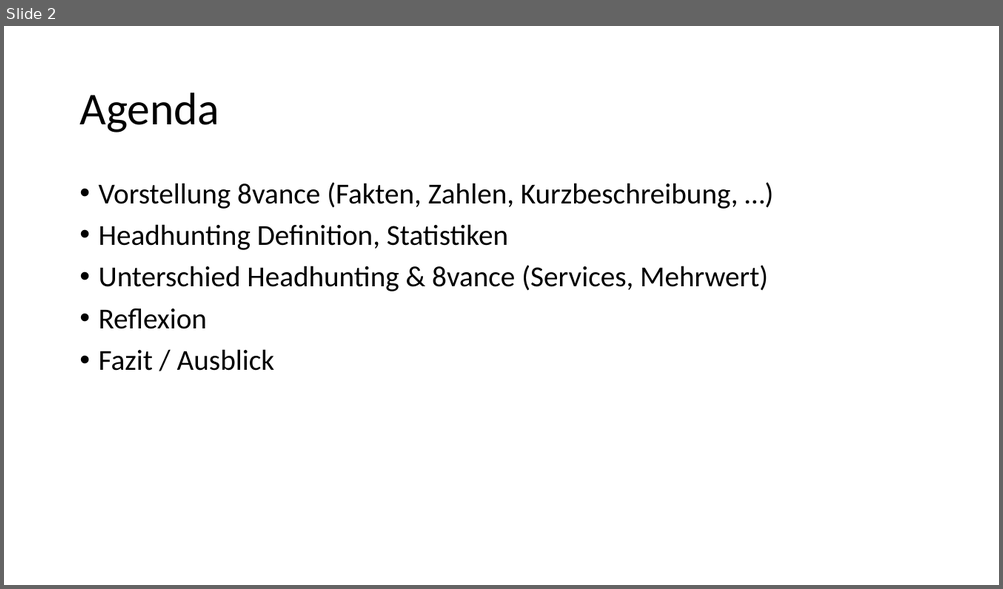
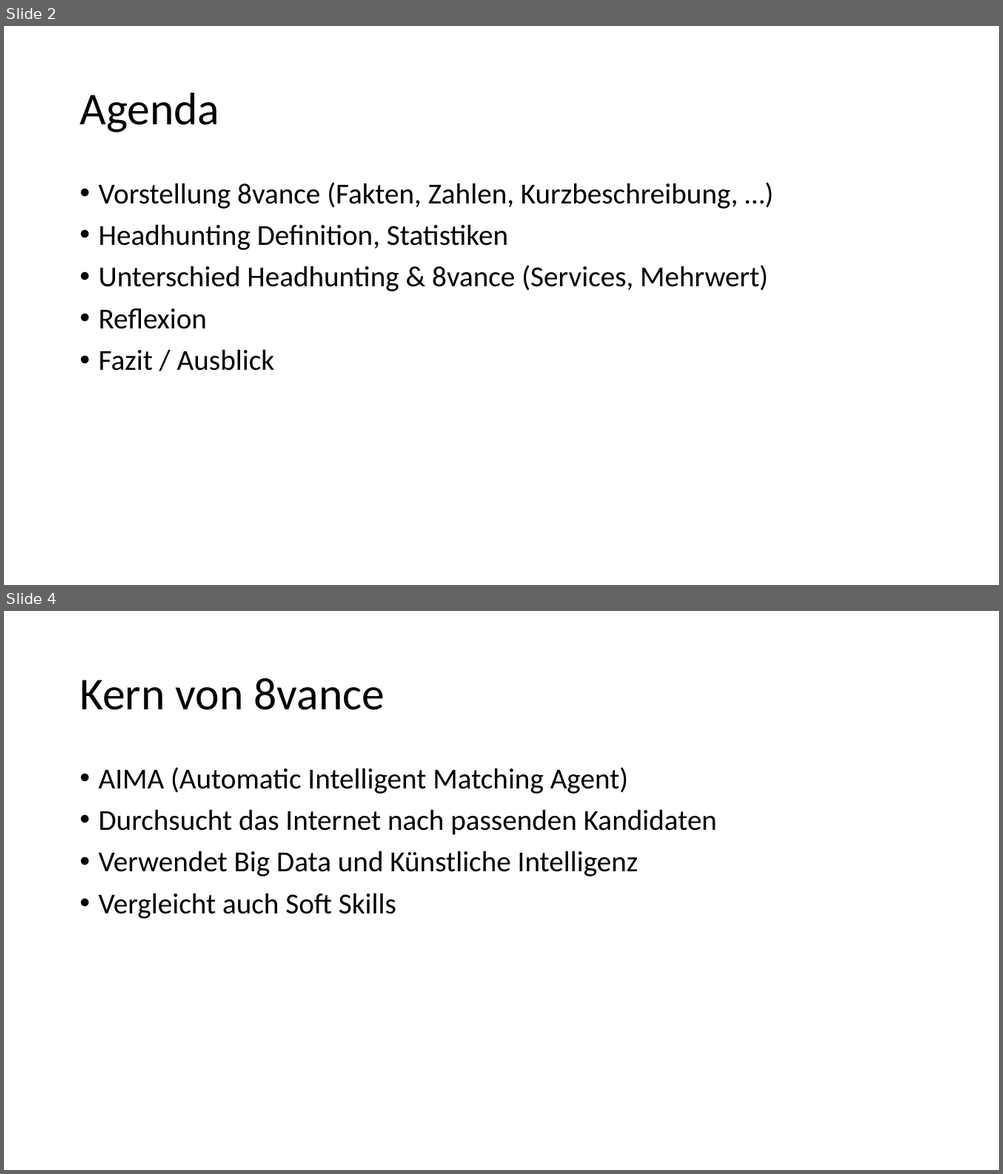
Before and after one commit to Fewa93/8vance, a slide deck: 8vance.pptx. Shown one above the other, each under a label of ours: slide 2 before the commit, slides 2 and 4 after it; the slides between them are not shown. The pictures are 1003x589 and 1003x1174 pixels, drawn with LibreOffice and Linux fonts; fonts in the diff are those of the drawing. Boxes give left, top, right and bottom in pixels: in the first picture for what was removed or moved away, otherwise in the second. Text is boxed around its words. In the diff, an @@ line names an element or a change of style, - is before the commit and + after.

Commit message:
Daten, Fakten und AIMA Folien hinzugefügt

```diff
--- a/8vance.pptx
+++ b/8vance.pptx
@@ slide 4 added at [4, 611, 999, 1170], background #FFFFFF @@
@@ title added at [79, 678, 385, 710], 44 pt, text #000000 @@
+Kern von 8vance
@@ text added at [99, 767, 717, 919], 28 pt, text #000000 @@
+• AIMA (Automatic Intelligent Matching Agent)
+• Durchsucht das Internet nach passenden Kandidaten
+• Verwendet Big Data und Künstliche Intelligenz
+• Vergleicht auch Soft Skills
```
Also in this commit, not shown: 1 slide changed, 2 other slides added, 2 other files.
